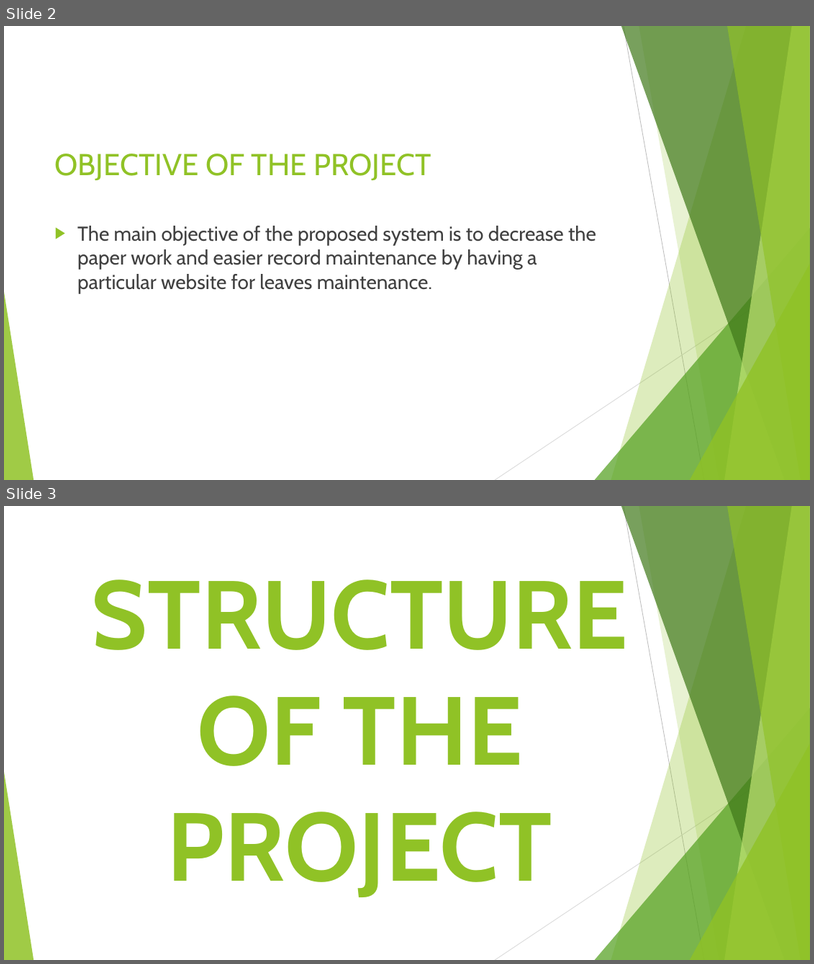
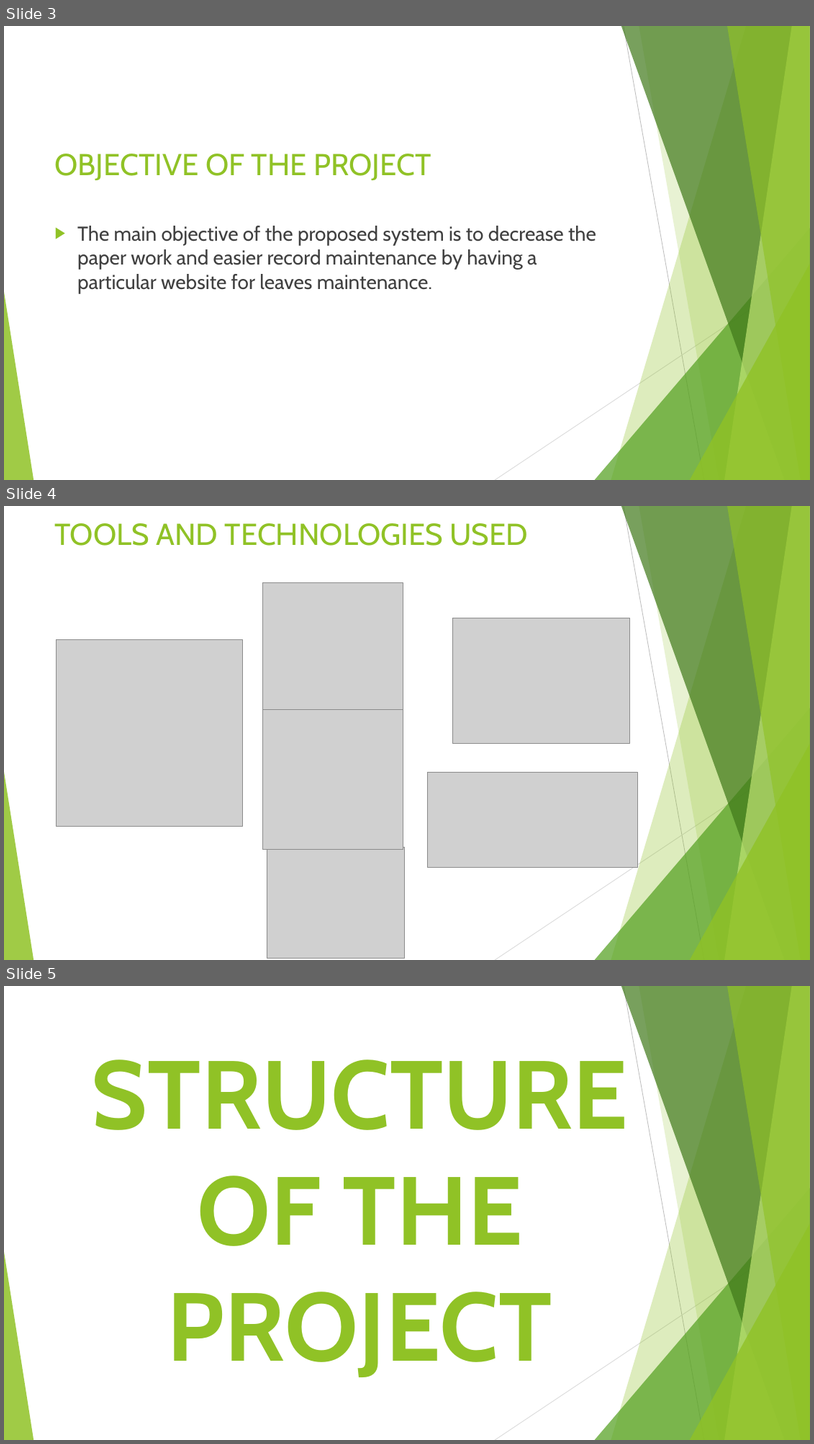
Before and after one commit to YG2003/Easy_leave, a slide deck: Leave Management System.pptx. Shown one above the other, each under a label of ours: slides 2 and 3 before the commit, slides 3, 4 and 5 after it. The pictures are 814x964 and 814x1444 pixels, drawn with LibreOffice and Linux fonts; fonts in the diff are those of the drawing; grey boxes stand for pictures. Boxes give left, top, right and bottom in pixels: in the first picture for what was removed or moved away, otherwise in the second. Text is boxed around its words. In the diff, an @@ line names an element or a change of style, - is before the commit and + after.

```diff
--- a/Leave Management System.pptx
+++ b/Leave Management System.pptx
@@ slide 4 added at [4, 506, 810, 960], background #FFFFFF; not listed: 10 template elements that a slide beside it also shows @@
@@ title added at [55, 523, 529, 546], 36 pt, text #90C226 @@
+TOOLS AND TECHNOLOGIES USED
@@ picture added at [263, 582, 404, 722] @@
@@ picture added at [453, 618, 630, 743] @@
@@ picture added at [56, 640, 242, 826] @@
@@ picture added at [263, 709, 404, 849] @@
@@ picture added at [427, 772, 638, 867] @@
@@ picture added at [267, 847, 404, 957] @@
@@ what was slide 2 is now slide 3 @@
@@ what was slide 3 is now slide 5 @@
```
Also in this commit, not shown: 4 other slides added, 4 other files.
